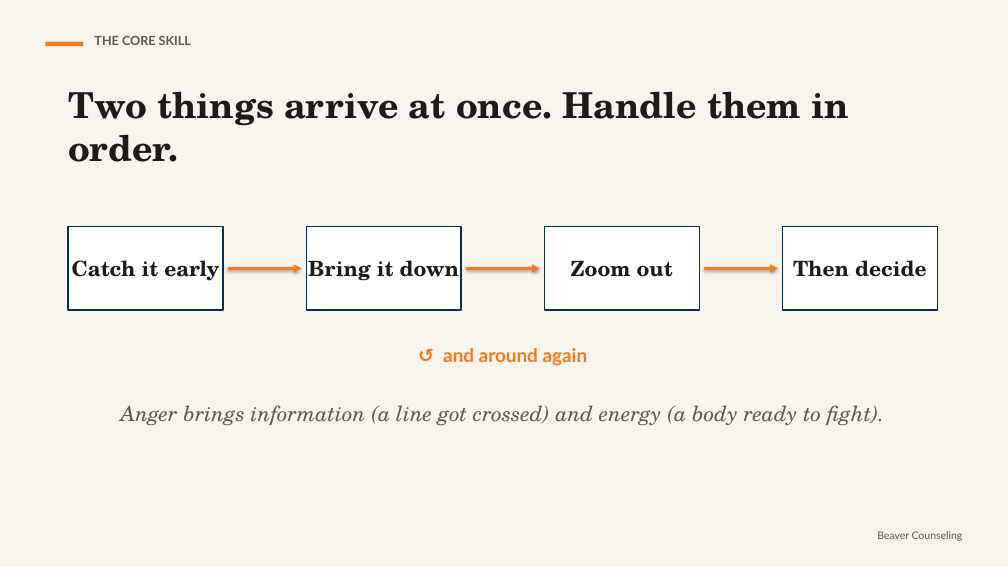
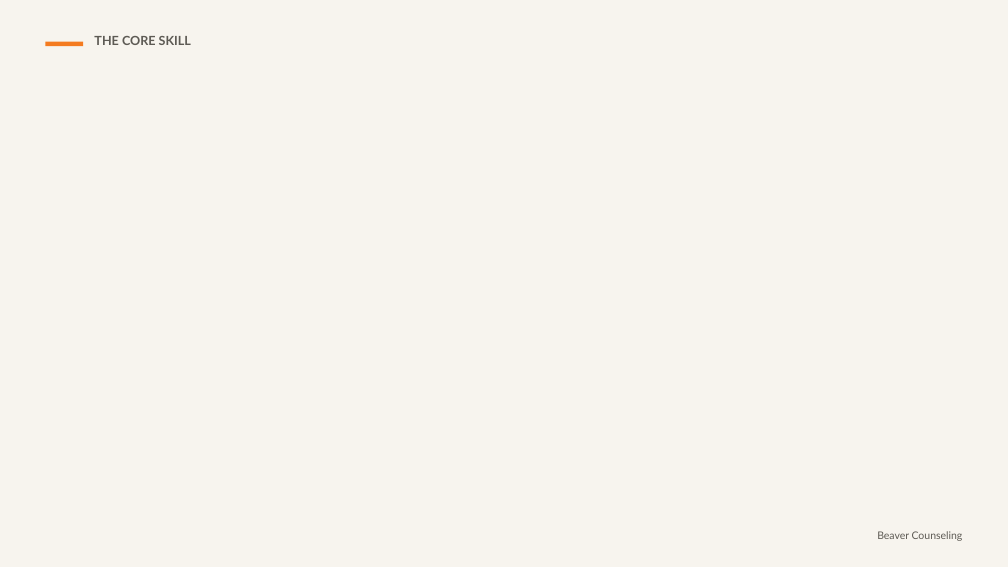
Before and after one commit to rmwtoolkit/bcds-toolkit, a slide deck: slide 9 of decks/anger-is-information-lesson-v2.pptx (slide 6 before the commit). Drawn at 1008x567 pixels with LibreOffice and Linux fonts; fonts in the diff are those of the drawing; background and template pictures are left out. Boxes give left, top, right and bottom in pixels: in the first picture for what was removed or moved away, otherwise in the second. Text is boxed around its words. In the diff, an @@ line names an element or a change of style, - is before the commit and + after.

```diff
--- a/decks/anger-is-information-lesson-v2.pptx
+++ b/decks/anger-is-information-lesson-v2.pptx
@@ text removed at <box>68,91,849,162</box> @@
-Two things arrive at once. Handle them in order.
@@ rectangle removed at <box>68,227,223,310</box> @@
@@ rectangle removed at <box>306,227,461,310</box> @@
@@ rectangle removed at <box>544,227,699,310</box> @@
@@ rectangle removed at <box>783,227,938,310</box> @@
@@ text removed at <box>72,260,219,281</box> @@
-Catch it early
@@ arrow removed from (228, 268) to (302, 268) @@
@@ text removed at <box>308,260,459,281</box> @@
-Bring it down
@@ arrow removed from (466, 268) to (540, 268) @@
@@ text removed at <box>571,261,673,277</box> @@
-Zoom out
@@ arrow removed from (704, 268) to (778, 268) @@
@@ text removed at <box>793,260,927,277</box> @@
-Then decide
@@ text removed at <box>443,348,588,366</box> @@
-↺ and around again
@@ text removed at <box>121,405,884,425</box> @@
-Anger brings information (a line got crossed) and energy (a body ready to fight).
```
Also in this commit, not shown: 9 other slides changed, 14 slides added, 2 slides removed, 20 other files.
